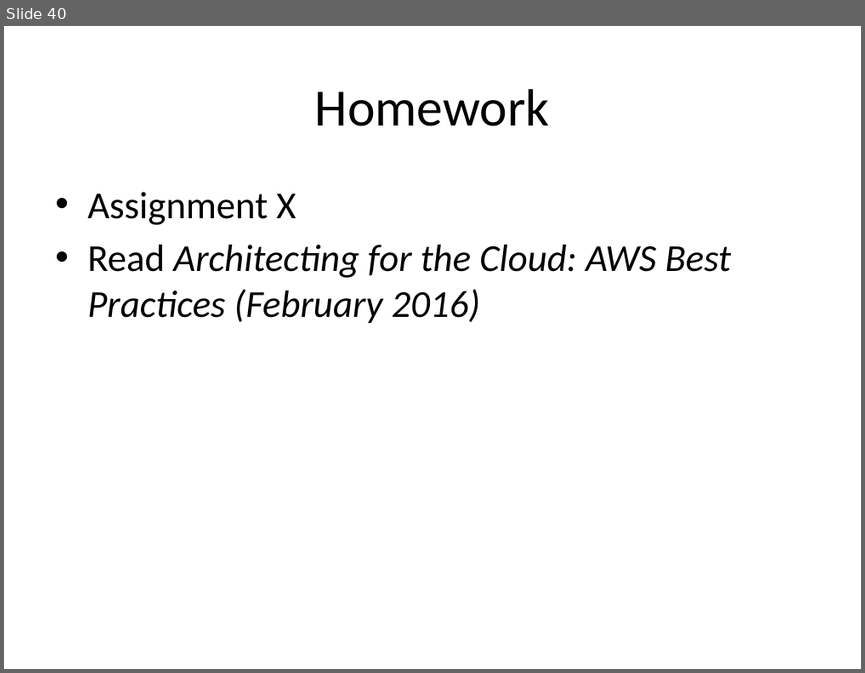
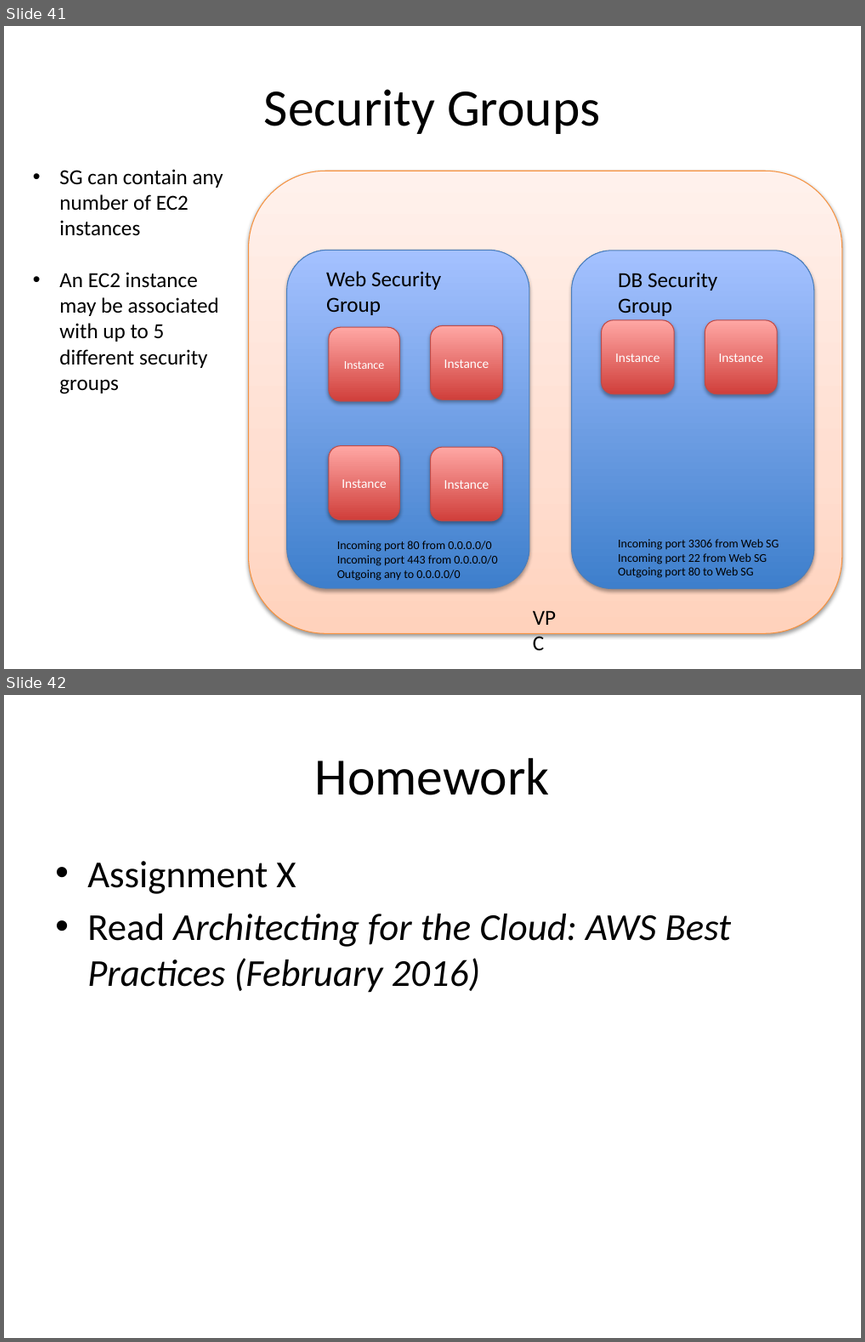
Before and after one commit to jasondbaker/infrastructure-class, a slide deck: infrastructure-week-4.pptx. Shown one above the other, each under a label of ours: slide 40 before the commit, slides 41 and 42 after it. The pictures are 865x673 and 865x1342 pixels, drawn with LibreOffice and Linux fonts; fonts in the diff are those of the drawing. Boxes give left, top, right and bottom in pixels: in the first picture for what was removed or moved away, otherwise in the second. Text is boxed around its words. In the diff, an @@ line names an element or a change of style, - is before the commit and + after.

```diff
--- a/infrastructure-week-4.pptx
+++ b/infrastructure-week-4.pptx
@@ slide 41 added at [4, 26, 861, 669], background #FFFFFF @@
@@ title added at [264, 89, 600, 134], 44 pt, text #000000 @@
+Security Groups
@@ text added at [59, 169, 223, 394], 18 pt, text #000000 @@
+• SG can contain any number of EC2 instances
+• An EC2 instance may be associated with up to 5 different security groups
@@ group added at [248, 170, 842, 635]: 9 rounded rectangles, 3 texts @@
+VPC
+Web Security Group
+DB Security Group
+Instance
+Instance
+Instance
+Instance
+Instance
+Instance
@@ text added at [337, 540, 497, 580], 10 pt, text #000000 @@
+Incoming port 80 from 0.0.0.0/0
+Incoming port 443 from 0.0.0.0/0
+Outgoing any to 0.0.0.0/0
@@ text added at [618, 539, 778, 578], 10 pt, text #000000 @@
+Incoming port 3306 from Web SG
+Incoming port 22 from Web SG
+Outgoing port 80 to Web SG
@@ what was slide 40 is now slide 42 @@
```
Also in this commit, not shown: 1 other slide added, 2 other files.
